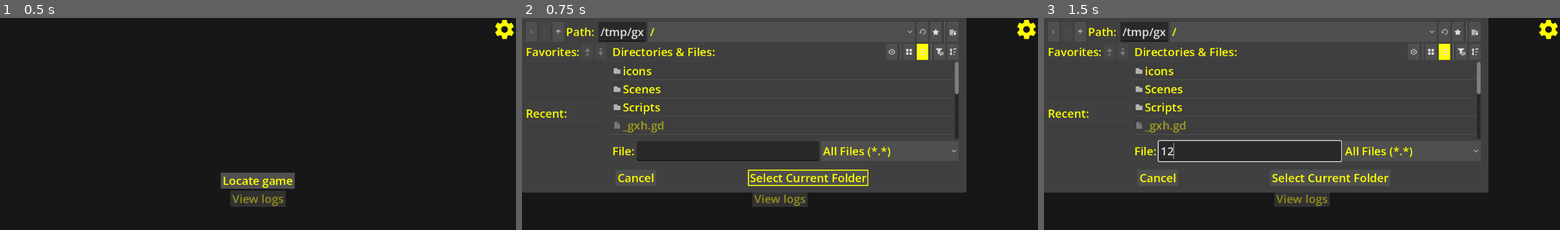
Above: before the commit, frames 1-3 (left to right).
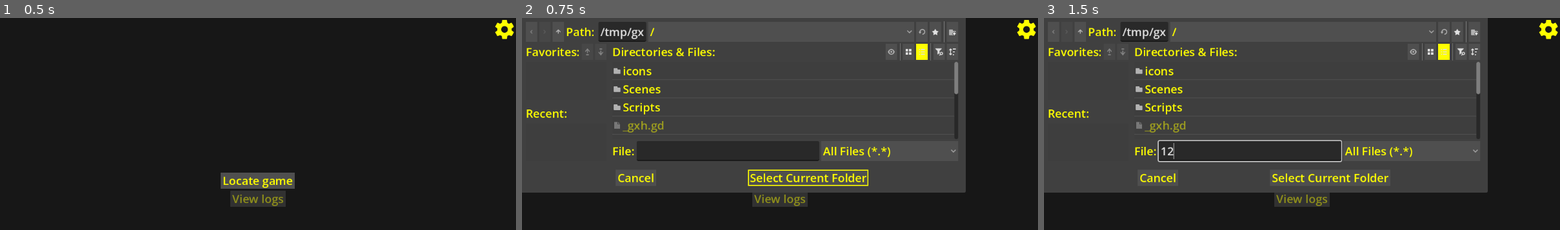
Above: after the commit, the same moments.

Repository: l1chorpe/cyberpunk-log-viewer-pe
Game: Godot game, scene res://Scenes/main_window.tscn
Same seed, same stepped clock (60 frames per second), same inputs: the game is played once before the commit and once after it.
Inputs (mouse positions are in pixels of both pictures, inside the frame that each line leads up to):
- Up to frame 1 (0.5 s): no input
- Up to frame 2 (0.75 s): click "Locate game" at 0.5 s
- Up to frame 3 (1.5 s): click (1250, 151) at 1.27 s; type "12" at 1.35 s

Frame 1 is identical in both runs. In frame 2, 0.3% of the frame differs, in the area x 70-87%, y 0-83%; in frame 3, 0.3%.

Commit message:
chore: disabled shader and Vulkan pipeline caching, and logging

Diff:
--- a/project.godot
+++ b/project.godot
@@ -27,6 +27,10 @@
 
 Settings="*uid://b73dq2mauj6c4"
 
+[debug]
+
+file_logging/enable_file_logging.pc=false
+
 [display]
 
 window/size/viewport_width=1080
@@ -40,3 +44,8 @@
 [gui]
 
 theme/custom="uid://8vx0b5t8hnln"
+
+[rendering]
+
+rendering_device/pipeline_cache/enable=false
+shader_compiler/shader_cache/enabled=false
